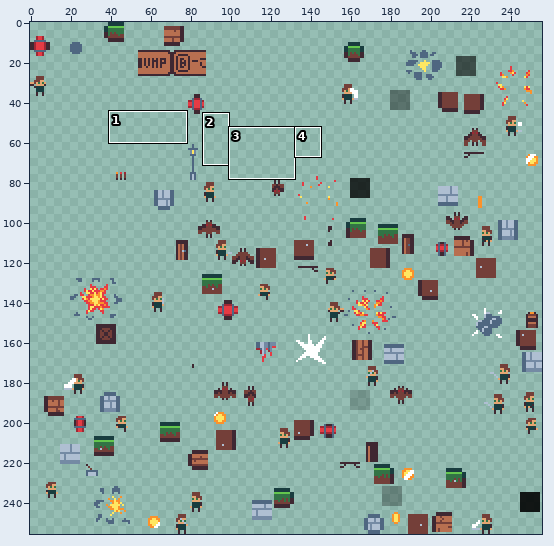
A sprite sheet gets an edit: src/res/textures/textures.png. The first picture is a wide view before the edit; the outline marks the close-up.
Close-up. The starting point:
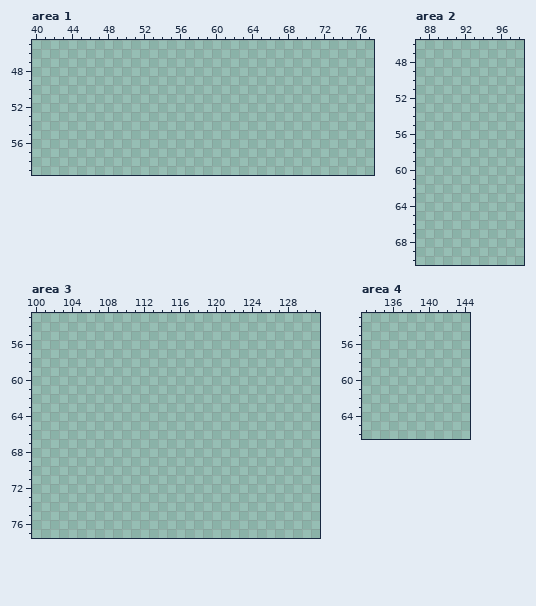
The file is 256x256 pixels. Pixels under 10% opacity are left out. Shown: area 1: x 40..77, y 45..59; area 2: x 87..98, y 46..70; area 3: x 100..131, y 53..77; area 4: x 133..144, y 53..66. The old version is drawn lined up with the new one. The commit also changed other parts of the picture, which this record leaves out.
Palette (. is transparent): 
The result:
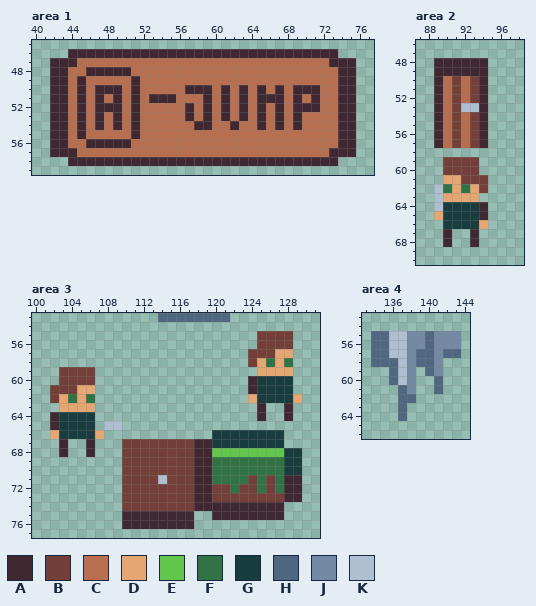
Colours new in this view: A #3f2832  B #743f39  C #b86f50  D #e4a672  E #63c64d  F #327345  G #193d3f  H #4f6781  J #748aa4  K #afbfd2
Changes in this commit:
drawings rearranged on the sheet (the old picture shows each at its new place; 42 dropped ones are not shown)
Area 1:
y 46: x 44..73 .............................. -> AAAAAAAAAAAAAAAAAAAAAAAAAAAAAA
y 47: x 42..75 .................................. -> AAACCCCCCCCCCCCCCCCCCCCCCCCCCCCAAA
y 48: x 42..75 .................................. -> AACCAAAAACCCCCCCCCCCCCCCCCCCCCCCAA
y 49: x 42..75 .................................. -> AACACCCCCACCCCCCCCCCCCCCCCCCCCCCAA
y 50: x 42..75 .................................. -> AACACAAACACCCCCAAACACACACACAAACCAA
y 51: x 42..75 .................................. -> AACACACACACAAACCCACACACAAACACACCAA
y 52: x 42..75 .................................. -> AACACAAACACCCCCACACACACACACAAACCAA
y 53: x 42..75 .................................. -> AACACACACACCCCCACACACACACACACCCCAA
y 54: x 42..75 .................................. -> AACACACACACCCCCCAACCACCACACACCCCAA
y 55: x 42..75 .................................. -> AACACCCCCACCCCCCCCCCCCCCCCCCCCCCAA
y 56: x 42..75 .................................. -> AACCAAAAACCCCCCCCCCCCCCCCCCCCCCCAA
y 57: x 42..75 .................................. -> AAACCCCCCCCCCCCCCCCCCCCCCCCCCCCAAA
y 58: x 44..73 .............................. -> AAAAAAAAAAAAAAAAAAAAAAAAAAAAAA
Area 2:
y 48..49: x 89..94 ...... -> AAAAAA
y 50..52: x 89..94 ...... -> ACBCBA
y 53: x 89..94 ...... -> ACBKKA
y 54..57: x 89..94 ...... -> ACBCBA
y 59..60: x 90..93 .... -> BBBB
y 61: x 90..94 ..... -> DDBBB
y 62: x 89..94 ...... -> KFDFDB
y 63: x 89..93 ..... -> KDDDD
y 64: x 89..94 ...... -> KGGGGA
y 65: x 89..94 ...... -> DGGGGA
y 66: x 90..94 ..... -> GGGGD
y 67..68: x 90 . -> A; x 93 . -> A
Area 3:
y 53: x 114..121 ........ -> HHHHHHHH
y 55..56: x 125..128 .... -> BBBB
y 57: x 124..128 ..... -> BBBDD
y 58: x 124..128 ..... -> BDFDF
y 59: x 103..106 .... -> BBBB; x 125..128 .... -> DDDD
y 60: x 103..106 .... -> BBBB; x 124..128 ..... -> AGGGG
y 61: x 102..106 ..... -> BBBDD; x 124..128 ..... -> AGGGG
y 62: x 102..106 ..... -> BDFDF; x 124..129 ...... -> DGGGGD
y 63: x 103..106 .... -> DDDD; x 125 . -> A; x 128 . -> A
y 64: x 102..106 ..... -> AGGGG; x 125 . -> A; x 128 . -> A
y 65: x 102..106 ..... -> AGGGG; x 108..109 .. -> KK
y 66: x 102..107 ...... -> DGGGGD; x 120..127 ........ -> GGGGGGGG
y 67: x 103 . -> A; x 106 . -> A; x 110..127 .................. -> BBBBBBBBAAGGGGGGGG
y 68: x 103 . -> A; x 106 . -> A; x 110..129 .................... -> BBBBBBBBAAEEEEEEEEGG
y 69..70: x 110..129 .................... -> BBBBBBBBAAFFFFFFFFGG
y 71: x 110..129 .................... -> BBBBKBBBAAFFFFBFBFAA
y 72: x 110..129 .................... -> BBBBBBBBAABBFBBFBFAA
y 73: x 110..129 .................... -> BBBBBBBBAABBBBBBBBAA
y 74: x 110..127 .................. -> BBBBBBBBAAAAAAAAAA
y 75: x 110..117 ........ -> AAAAAAAA; x 120..127 ........ -> AAAAAAAA
y 76: x 110..117 ........ -> AAAAAAAA
Area 4:
y 55..56: x 134..143 .......... -> HHKKJJHJJJ
y 57: x 134..143 .......... -> HHKKJHHJHH
y 58: x 134..141 ........ -> HHHKJHHJ
y 59: x 136..138 ... -> HKJ; x 140..141 .. -> HJ
y 60: x 136..138 ... -> HKJ; x 141 . -> H
y 61: x 137..138 .. -> HJ; x 141 . -> H
y 62: x 137..138 .. -> HH
y 63..64: x 137 . -> H
